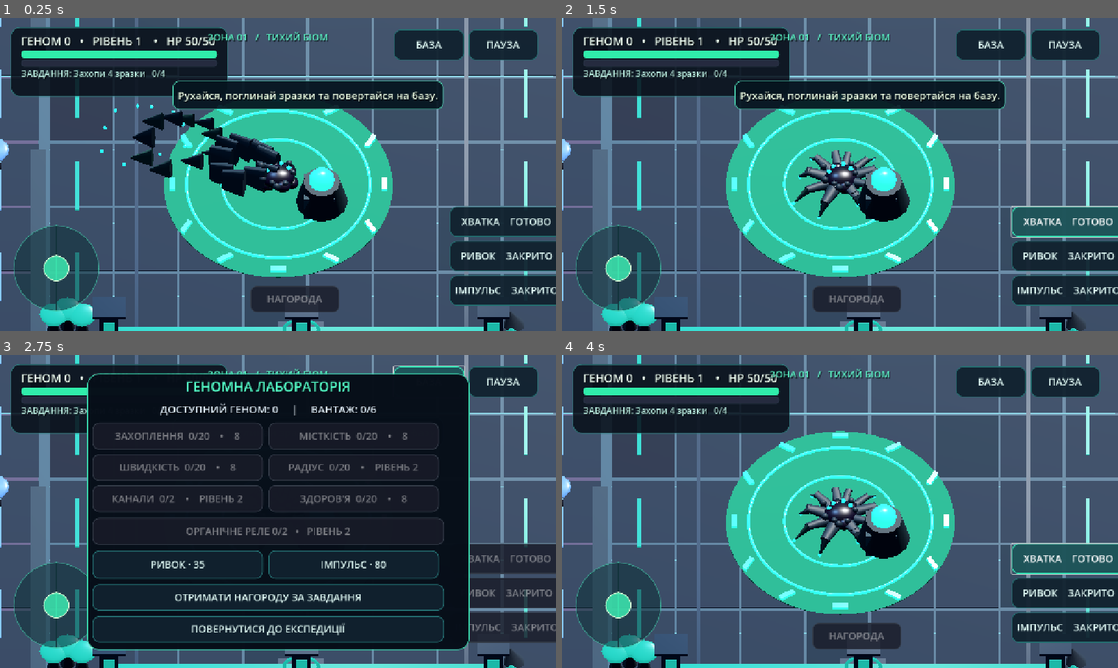
Above: before the commit, frames 1-4 (two rows, left to right).
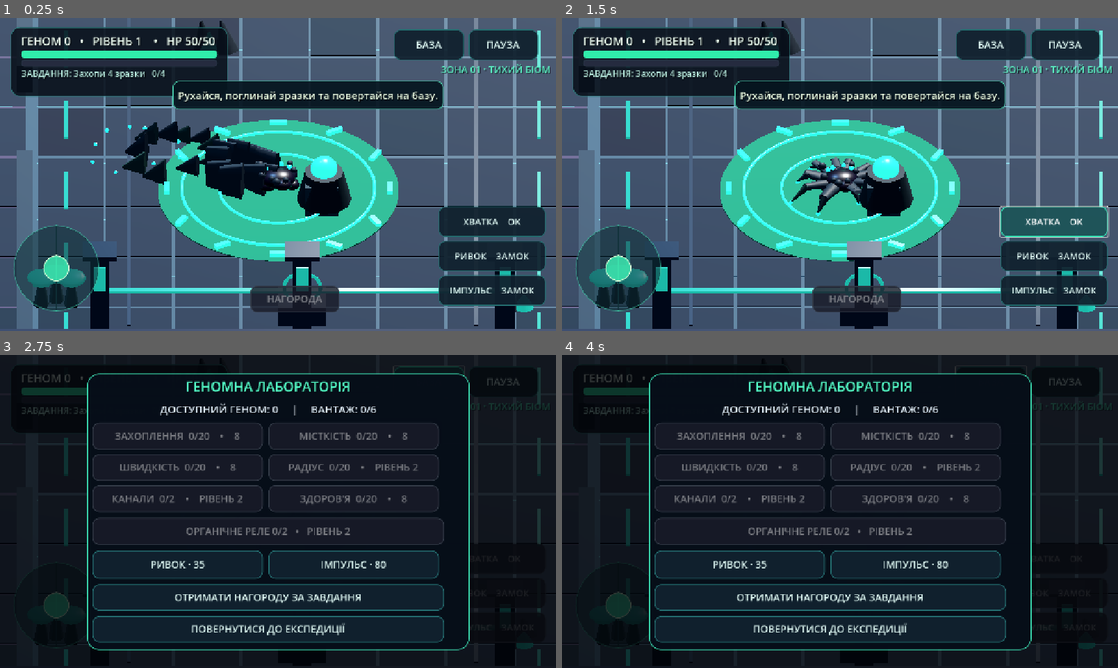
Above: after the commit, the same moments.

Repository: legioner666/Game
Game: Godot game, scene res://scenes/main.tscn
The game is run twice, just before and just after one commit, with the same random seed, the same clock (stepped at 60 frames per second) and the same inputs.
Inputs (mouse positions are in pixels of both pictures, inside the frame that each line leads up to):
- Up to frame 1 (0.25 s): no input
- Up to frame 2 (1.5 s): click (1051, 221) at 0.5 s, where only the run after the commit has a clickable "ХВАТКА OK"; click (1051, 221) at 1.25 s, where only the run after the commit has a clickable "ХВАТКА OK"
- Up to frame 3 (2.75 s): click "БАЗА" at 2 s
- Up to frame 4 (4 s): click "ПАУЗА" at 2.75 s; click (1067, 558) at 3.5 s, where only the run before the commit has a clickable "ХВАТКА ГОТОВО"

The runs differ from the first frame. In frame 1, 29% of the frame differs, in the area x 0-100%, y 0-100%; in frame 2, 29%; in frame 3, 37%; in frame 4, 93%.

Commit message:
fix(visual): resolve UI overlaps/clipping, dim mutation menu and lower camera perspective

Diff:
--- a/godot/scripts/game.gd
+++ b/godot/scripts/game.gd
@@ -39,6 +39,7 @@
 var _shop_buttons: Array[Button] = []
 var _relay_button: Button
 var _shop: PanelContainer
+var _overlay_scrim: ColorRect
 var _paused := false
 var _shop_open := false
 var _save_disabled := false
@@ -66,7 +67,7 @@
 	player.global_position = Vector3(float(profile["x"]), SAFE_POINT.y, float(profile["z"]))
 	camera = Camera3D.new()
 	camera.projection = Camera3D.PROJECTION_ORTHOGONAL
-	camera.size = 13.7
+	camera.size = 13.0
 	camera.current = true
 	camera.near = 0.1
 	camera.far = 120.0
@@ -366,7 +367,7 @@
 	return chosen
 
 func _camera_update(delta: float) -> void:
-	var target := player.global_position + Vector3(0, 14.8, -10.8)
+	var target := player.global_position + Vector3(0, 11.3, -15.2)
 	camera.global_position = target if delta >= 1.0 else camera.global_position.lerp(target, 1.0 - exp(-7.0 * delta))
 	camera.look_at(player.global_position + Vector3.UP * 0.3, Vector3.UP)
 
@@ -652,12 +653,13 @@
 
 	_zone_label = _make_label("ЗОНА 01  /  ТИХИЙ СЕКТОР", _hud, 22,
 		Color(0.36, 0.96, 0.78))
-	_zone_label.anchor_left = 0.49
-	_zone_label.anchor_right = 0.75
-	_zone_label.offset_left = -150
+	_zone_label.anchor_left = 0.70
+	_zone_label.anchor_right = 0.99
+	_zone_label.offset_left = 0
 	_zone_label.offset_right = 0
-	_zone_label.offset_top = 28
-	_zone_label.offset_bottom = 65
+	_zone_label.offset_top = 102
+	_zone_label.offset_bottom = 137
+	_zone_label.horizontal_alignment = HORIZONTAL_ALIGNMENT_RIGHT
 
 	var toast_panel := _make_panel(_hud, "Signal notification",
 		Color(0.02, 0.08, 0.12, 0.92), Color(0.27, 0.76, 0.64), 14)
@@ -697,15 +699,16 @@
 	abilities.anchor_right = 1.0
 	abilities.anchor_top = 1.0
 	abilities.anchor_bottom = 1.0
-	abilities.offset_left = -245
-	abilities.offset_right = -26
+	abilities.offset_left = -271
+	abilities.offset_right = -24
 	abilities.offset_top = -287
 	abilities.offset_bottom = -40
 	abilities.add_theme_constant_override("separation", 9)
 	_hud.add_child(abilities)
 	for id in ["AB-PULL", "AB-MOVE", "AB-DAMAGE"]:
 		var b := _make_button(id, abilities, _use_ability.bind(id))
-		b.custom_minimum_size = Vector2(212, 70)
+		b.custom_minimum_size = Vector2(238, 70)
+		b.add_theme_font_size_override("font_size", 21)
 		_skill_buttons[id] = b
 
 	_reward_button = _make_button("НАГОРОДА", _hud, _claim_quest)
@@ -715,6 +718,14 @@
 	_reward_button.anchor_bottom = 1.0
 	_reward_button.offset_top = -105
 	_reward_button.offset_bottom = -43
+
+	_overlay_scrim = ColorRect.new()
+	_overlay_scrim.name = "Dim world behind pause or mutation screen"
+	_overlay_scrim.color = Color(0.008, 0.014, 0.027, 0.78)
+	_overlay_scrim.mouse_filter = Control.MOUSE_FILTER_STOP
+	_hud.add_child(_overlay_scrim)
+	_overlay_scrim.set_anchors_and_offsets_preset(Control.PRESET_FULL_RECT)
+	_overlay_scrim.visible = false
 
 	_shop = _make_panel(_hud, "Evolution and pause",
 		Color(0.025, 0.054, 0.095, 0.985), Color(0.22, 0.82, 0.66), 26)
@@ -795,13 +806,13 @@
 	]) if stage < QUEST_NAMES.size() else "ЗАВДАННЯ ВИКОНАНІ · ДОСЛІДЖУЙ СВІТ"
 	var current_sector := _zone_at(player.global_position)
 	var zone_titles := ["ТИХИЙ БІОМ", "СИНАПТИЧНИЙ КРИСТАЛ", "СЕРЦЕ РЕАКТОРА"]
-	_zone_label.text = "ЗОНА %02d   /   %s" % [current_sector + 1, zone_titles[current_sector]]
+	_zone_label.text = "ЗОНА %02d · %s" % [current_sector + 1, zone_titles[current_sector]]
 	var names := {"AB-PULL":"ХВАТКА", "AB-MOVE":"РИВОК", "AB-DAMAGE":"ІМПУЛЬС"}
 	for id in _skill_buttons.keys():
 		var cd: float = float(profile["cooldowns"].get(id, 0.0))
 		var owned: bool = profile["abilities"].has(id)
 		_skill_buttons[id].text = "%s    %s" % [
-			names[id], ("%.1f c" % cd) if cd > 0.0 else ("ГОТОВО" if owned else "ЗАКРИТО")
+			names[id], ("%.1fс" % cd) if cd > 0.0 else ("OK" if owned else "ЗАМОК")
 		]
 		_skill_buttons[id].disabled = cd > 0.0 or _paused
 	for i in range(_shop_buttons.size()):
@@ -821,6 +832,7 @@
 	_relay_button.disabled = level < 2 or int(profile["relay_level"]) >= 2 or bank < Rules.relay_price(profile)
 	_shop_balance.text = "ДОСТУПНИЙ ГЕНОМ: %d     |     ВАНТАЖ: %d/%d" % [bank, units, capacity]
 	_reward_button.disabled = not _inside_base() or stage >= QUEST_NAMES.size() or Rules.quest_progress(profile) < Rules.QUEST_GOALS[stage]
+	_overlay_scrim.visible = _paused
 	_shop.visible = _paused
 	_shop_content.visible = _shop_open
 	_pause_content.visible = not _shop_open
